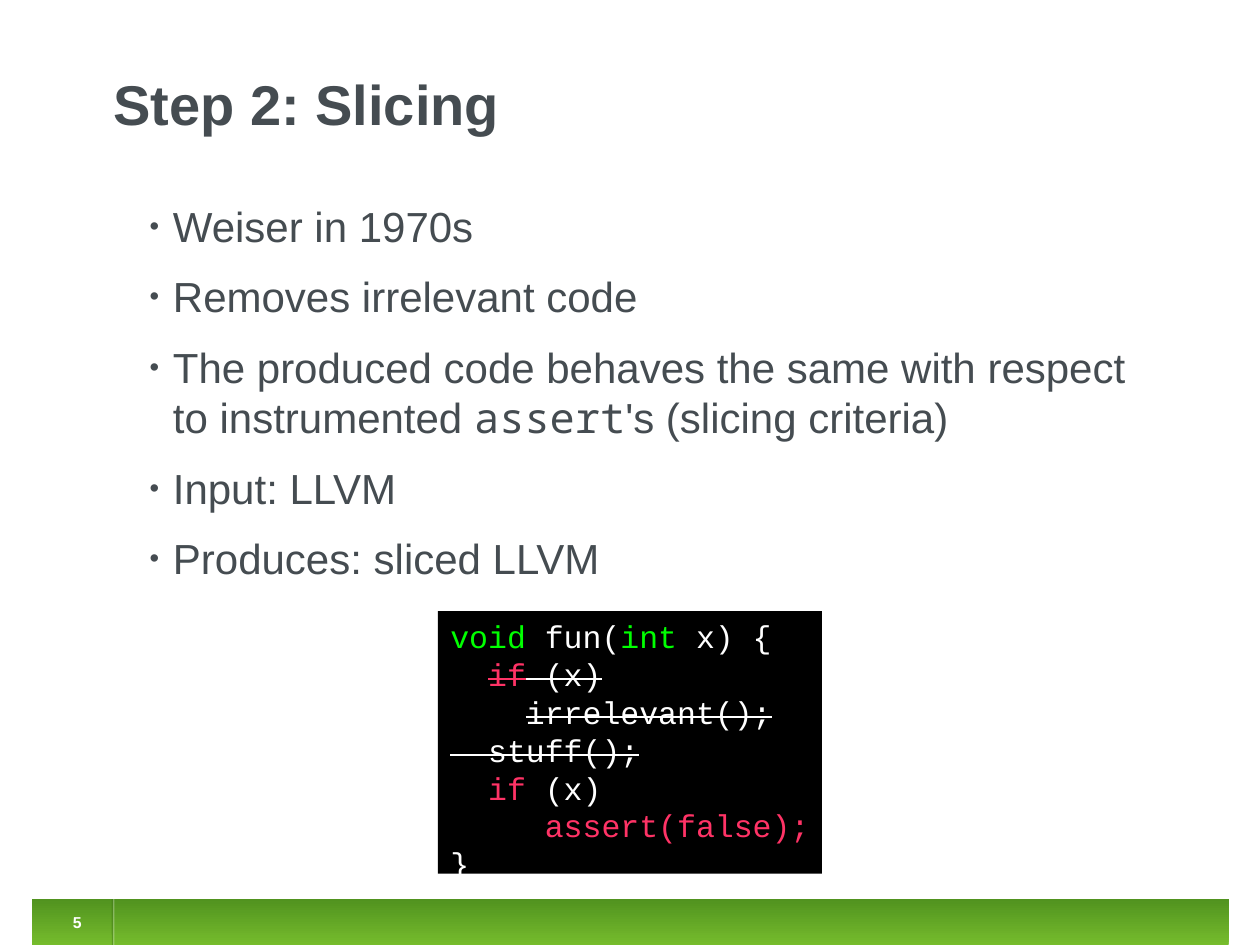
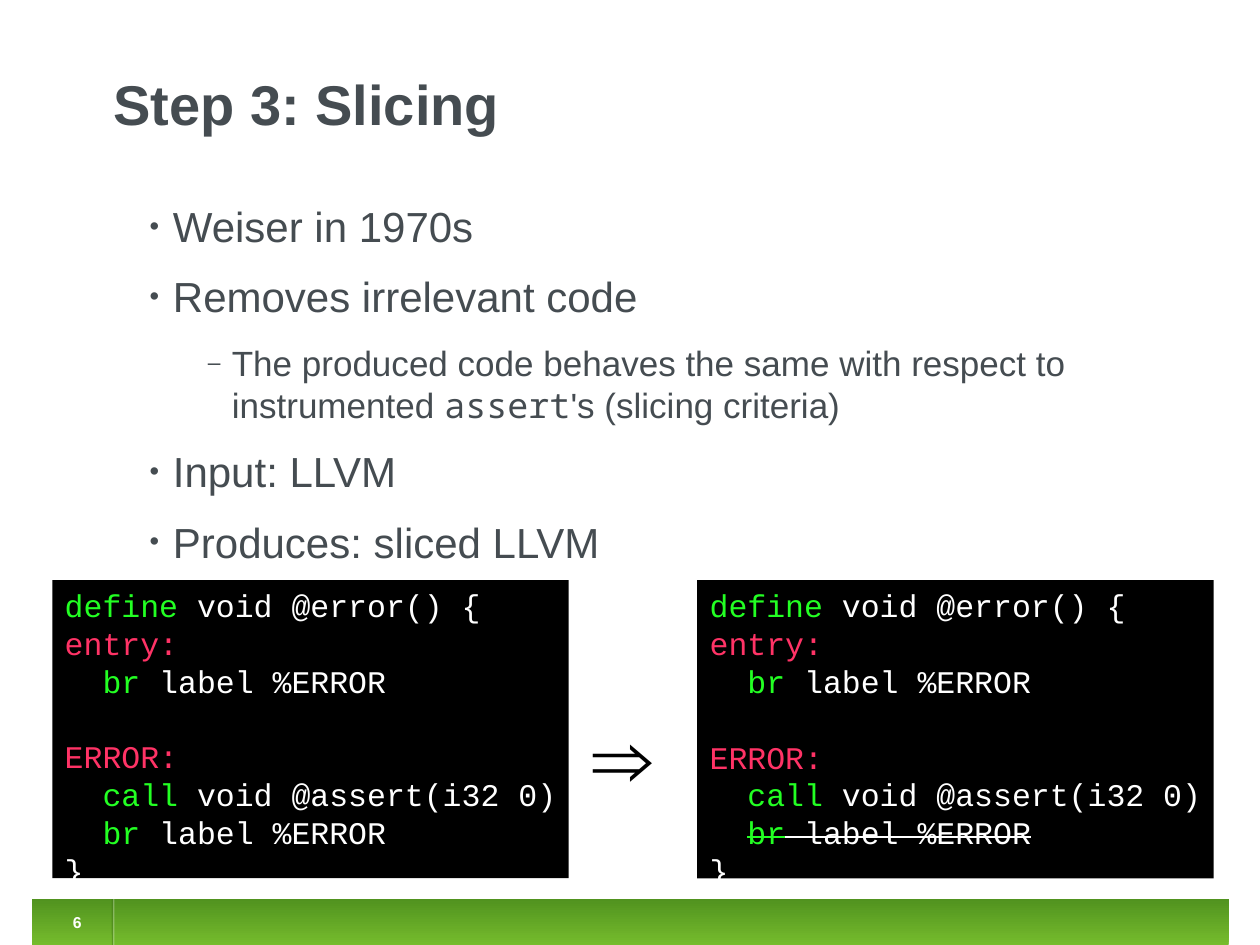
Before and after one commit to jirislaby/writings, a slide deck: slide 6 of presentations/tacas2013.odp (slide 5 before the commit). Drawn at 1260x945 pixels with LibreOffice and Linux fonts; fonts in the diff are those of the drawing. Boxes give left, top, right and bottom in pixels: in the first picture for what was removed or moved away, otherwise in the second. Text is boxed around its words. In the diff, an @@ line names an element or a change of style, - is before the commit and + after.

```diff
--- a/presentations/tacas2013.odp
+++ b/presentations/tacas2013.odp
@@ title at (113, 84, 499, 136): text changed @@
-Step 2: Slicing
+Step 3: Slicing
@@ text at (232, 350, 1065, 425): size 24 to 20 pt in "The produced code behaves the same with ..."; bullet • to ‒; list level 1 to 2 in "The produced code behaves the ..." @@
@@ rectangle added at (53, 580, 570, 878), fill #000000, 18 pt, text #FFFFFF @@
+define void @error() {
+entry:
+br label %ERROR
+ERROR:
+call void @assert(i32 0)
+br label %ERROR
+}
@@ rectangle added at (697, 580, 1213, 878), fill #000000, 18 pt, text #FFFFFF @@
+define void @error() {
+entry:
+br label %ERROR
+ERROR:
+call void @assert(i32 0)
+br label %ERROR
+}
@@ rectangle removed at (438, 611, 823, 873) @@
-void fun(int x) {
-if (x)
-irrelevant();
-stuff();
-if (x)
-assert(false);
-}
@@ text added at (580, 698, 675, 804), 48 pt, text #000000 @@
+⇒
@@ page number at (73, 917, 82, 928): text changed @@
-5
+6
```
Also in this commit, not shown: 4 other slides changed, 3 slides added, 3 slides removed.
